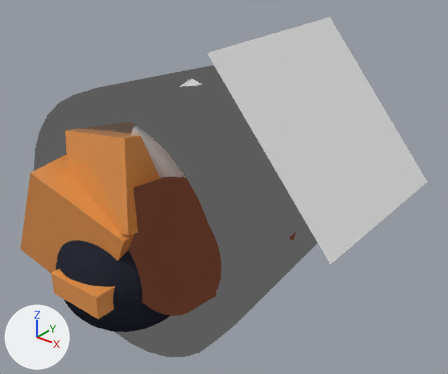
An edit to the Blender file characters/trash/trash.blend, drawn before and after from the same camera.
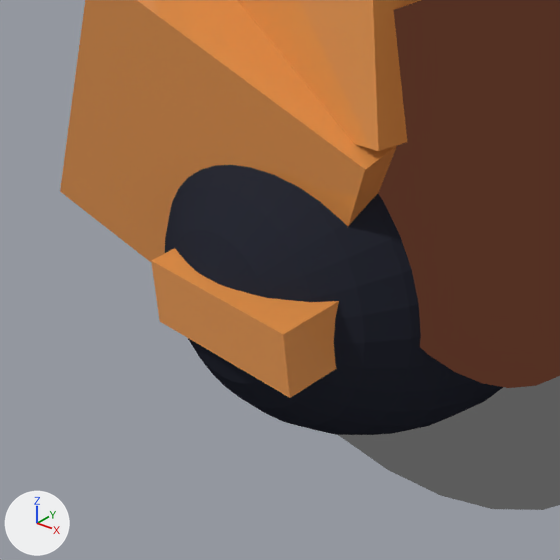
Each version is shown whole from a 50 mm lens placed at (2.94, -3.53, 2.19), pointed at (0.18, -0.08, 0.05), then close up on the part from 0% to 42% of the width and 49% to 100% of the height. Lighting does not change. The marker at lower left points along +X, +Y and +Z.

The older version as bpy lines, for what is in view:
```python
me_cube_001 = bpy.data.meshes.new('Cube.001')
me_cube_001.from_pydata(...)  # a box spanning x -1.0..1.0, y -1.0..1.0, z -1.0..1.0
me_cube_001.materials.append(mat_lightbrown)  # orange #e7974e
me_cylinder_001 = bpy.data.meshes.new('Cylinder.001')
me_cylinder_001.from_pydata(...)  # 224 vertices, 194 faces; spans x -1.0..1.0, y -1.0..1.0, z -1.35..1.0
me_cylinder_001.materials.append(mat_material_001)
me_sphere = bpy.data.meshes.new('Sphere')
me_sphere.from_pydata(...)  # 570 vertices, 564 faces; spans x -1.63..1.95, y -1.0..2.7, z -1.61..1.0
# faces by material slot: [512, 12, 34, 6]
me_sphere.materials.append(mat_black)  # black #2a2c37
me_sphere.materials.append(mat_lightbrown)  # orange #e7974e
me_sphere.materials.append(mat_brown)  # brown #543123
me_sphere.materials.append(None)
ob_mouth = bpy.data.objects.new('mouth', me_cube_001)
ob_mouth.parent = ob_trash
ob_mouth.location = (0.0, -0.288, 1.231)
ob_mouth.rotation_euler = (-0.00416, 0.0, 0.0)  # degrees (-0.2, 0, 0)
ob_mouth.scale = (0.232, 0.0858, 0.233)
ob_sphere = bpy.data.objects.new('Sphere', me_sphere)
ob_sphere.parent = ob_trash
ob_sphere.location = (-0.0697, -0.345, 0.877)
ob_sphere.rotation_euler = (-0.0987, 0.0, 0.0)  # degrees (-5.7, 0, 0)
ob_sphere.scale = (0.497, 0.497, 0.572)
ob_trash = bpy.data.objects.new('Trash', me_cylinder_001)
ob_trash.location = (0.0, 0.0, 0.0)
ob_trash.rotation_euler = (1.571, 0.0, 0.0)  # degrees (90, 0, 0)
```
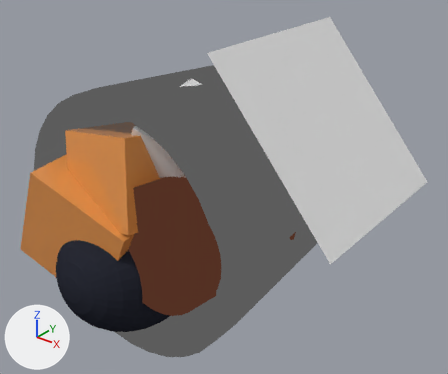
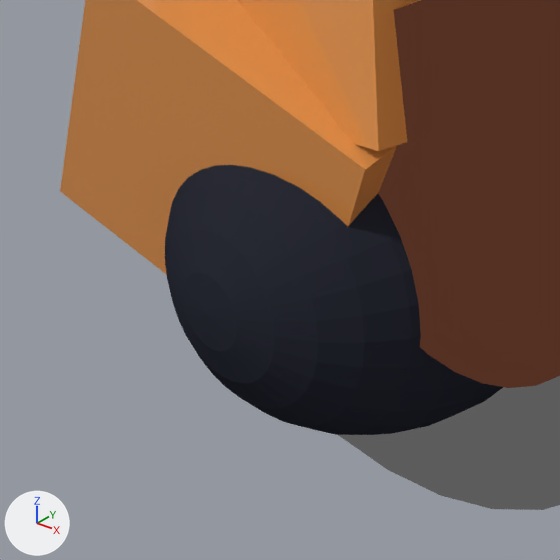
What differs and where, as boxes (x1, y1, x2, y2) in the close-ups (560 x 560 px):
'mouth', moved, turned, rescaled (not visible afterwards): before (151, 248, 339, 398)

Edits to the bpy script that builds the scene:
```text
Change ob_mouth:
    ob_mouth.location: (0.0, -0.288, 1.231) -> (-0.058, -0.645, -0.162)
    ob_mouth.rotation_euler: (-0.00416, 0.0, 0.0) -> (-0.21, 0.0, 0.0)  # degrees (-0.2, 0, 0) -> degrees (-12, 0, 0)
    ob_mouth.scale: (0.232, 0.0858, 0.233) -> (0.068, 0.0252, 0.0684)
```
